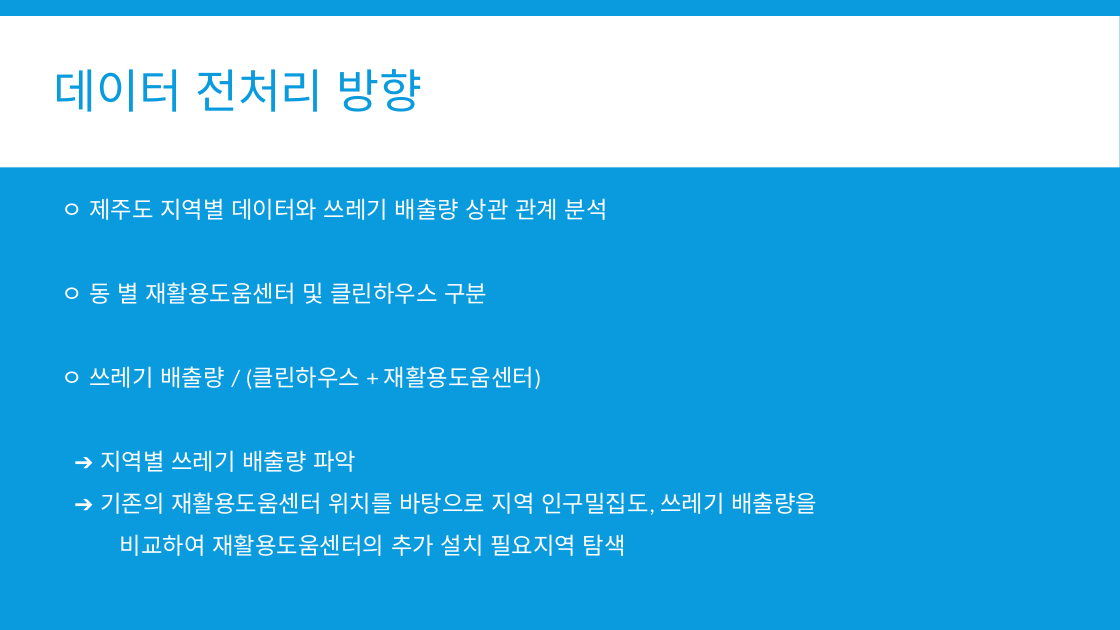
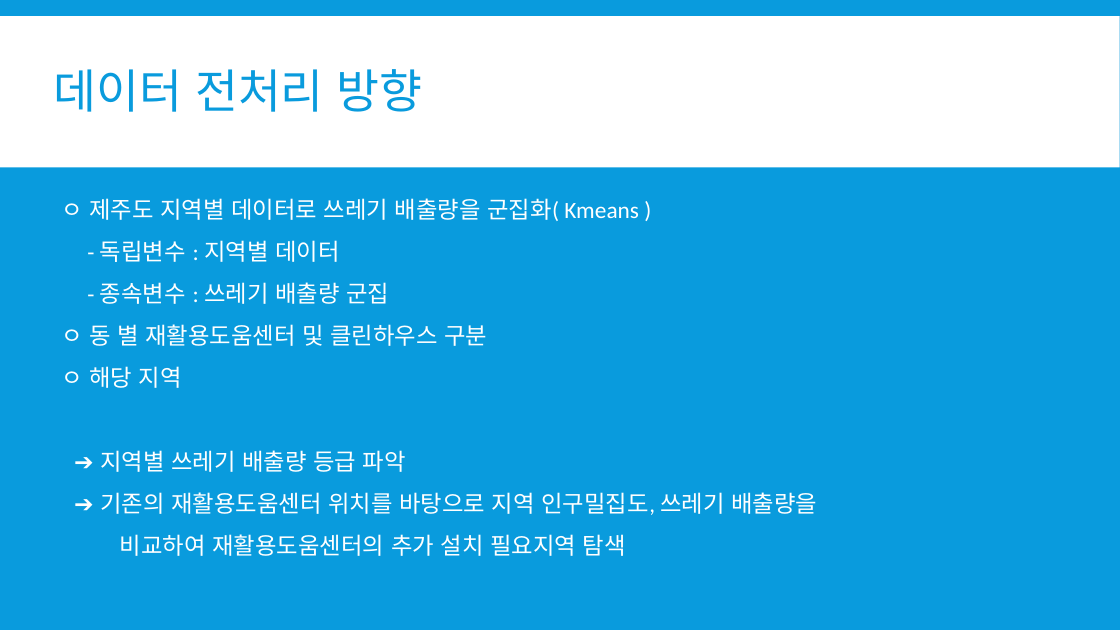
Before and after one commit to so-jeong0127/Python-Project, a slide deck: slide 9 of 3조- 계획서.pptx. Drawn at 1120x630 pixels with LibreOffice and Linux fonts; fonts in the diff are those of the drawing. Boxes give left, top, right and bottom in pixels: in the first picture for what was removed or moved away, otherwise in the second. Text is boxed around its words. In the diff, an @@ line names an element or a change of style, - is before the commit and + after.

```diff
--- a/3조- 계획서.pptx
+++ b/3조- 계획서.pptx
@@ text at box(61, 198, 639, 304): text changed @@
-ㅇ 제주도 지역별 데이터와 쓰레기 배출량 상관 관계 분석
+ㅇ 제주도 지역별 데이터로 쓰레기 배출량을 군집화( Kmeans )
+- 독립변수 : 지역별 데이터
+- 종속변수 : 쓰레기 배출량 군집
@@ text at box(61, 366, 406, 472): text changed @@
-ㅇ 쓰레기 배출량 / (클린하우스 + 재활용도움센터)
-➔ 지역별 쓰레기 배출량 파악
+ㅇ 해당 지역
+➔ 지역별 쓰레기 배출량 등급 파악
```
Also in this commit, not shown: 4 other slides changed, 1 slide added.
